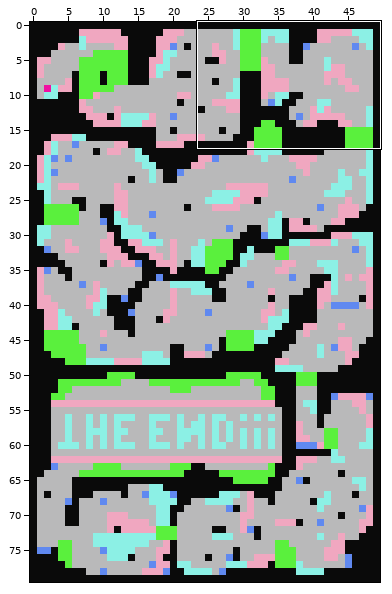
An edit to a level. Tiled map, Assets/maps/map1.tmx. The first picture is a wide view before the edit; the outline marks the close-up.
Close-up. As it was:
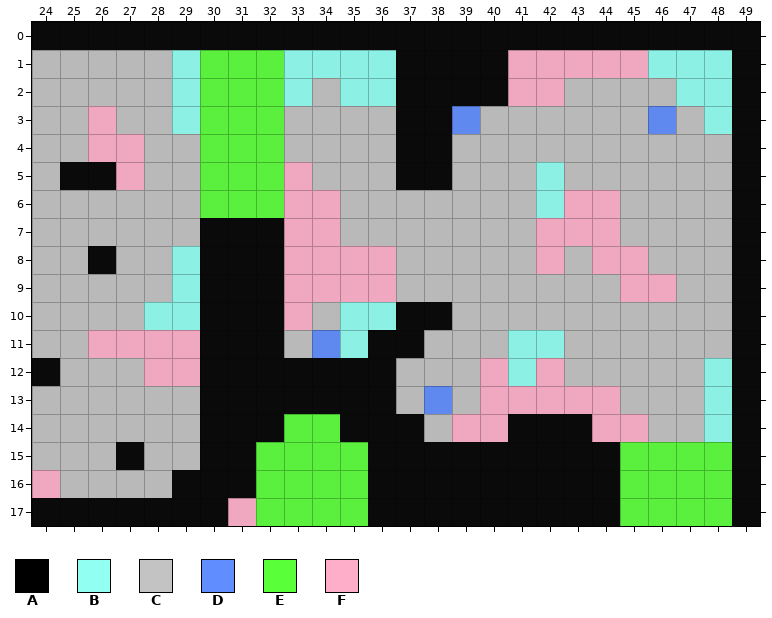
Cells are 32x32 px. Shown: x 24..49, y 0..17. The commit also changed other parts of the map, which this record leaves out.
Key: from "tiles": A 0, B 1, C 2, D 3, E 6, F 7.
_ is an empty cell.
Layer "Tile Layer 1" before, first column x 24:
 0 AAAAAAAAAAAAAAAAAAAAAAAAAA
 1 CCCCCBEEEBBBBAAAAFFFFFBBBA
 2 CCCCCBEEEBCBBAAAAFFCCCCBBA
 3 CCFCCBEEECCCCAADCCCCCCDCBA
 4 CCFFCCEEECCCCAACCCCCCCCCCA
 5 CAAFCCEEEFCCCAACCCBCCCCCCA
 6 CCCCCCEEEFFCCCCCCCBFFCCCCA
 7 CCCCCCAAAFFCCCCCCCFFFCCCCA
 8 CCACCBAAAFFFFCCCCCFCFFCCCA
 9 CCCCCBAAAFFFFCCCCCCCCFFCCA
10 CCCCBBAAAFCBBAACCCCCCCCCCA
11 CCFFFFAAACDBAACCCBBCCCCCCA
12 ACCCFFAAAAAAACCCFBFCCCCCBA
13 CCCCCCAAAAAAACDCFFFFFCCCBA
14 CCCCCCAAAEEAAACFFAAAFFCCBA
15 CCCACCAAEEEEAAAAAAAAAEEEEA
16 FCCCCAAAEEEEAAAAAAAAAEEEEA
17 AAAAAAAFEEEEAAAAAAAAAEEEEA
New version:
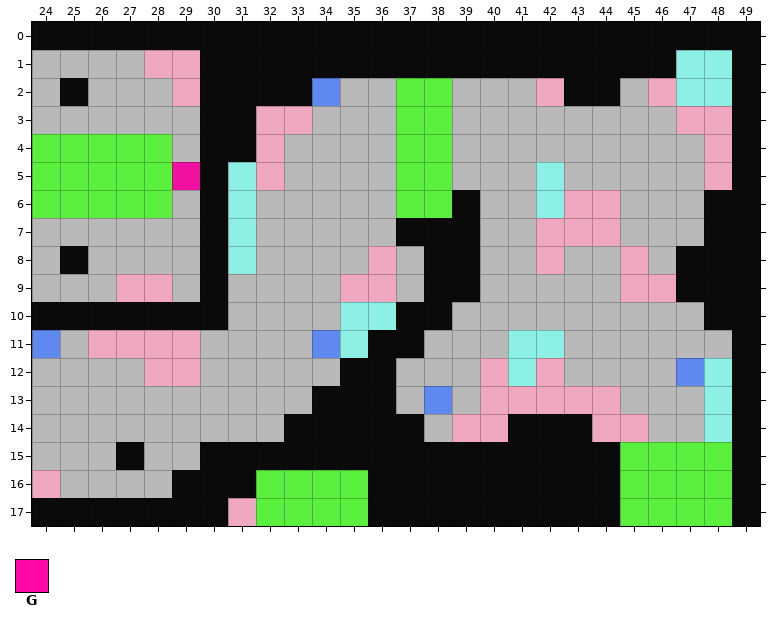
Further tiles: from "tiles": G 4.
Edits made:
{"where": "layer \"Tile Layer 1\""}
{"y":1,"x":28,"old":"CBEEEBBBB","new":"FFAAAAAAA"}
{"y":1,"x":41,"old":"FFFFFB","new":"AAAAAA"}
{"y":2,"x":25,"old":"C","new":"A"}
{"y":2,"x":29,"old":"BEEEBCBBAAAAF","new":"FAAAADCCEECCC"}
{"y":2,"x":43,"old":"CC","new":"AA"}
{"y":2,"x":46,"old":"C","new":"F"}
{"y":3,"x":26,"old":"F","new":"C"}
{"y":3,"x":29,"old":"BEEEC","new":"CAAFF"}
{"y":3,"x":37,"old":"AAD","new":"EEC"}
{"y":3,"x":46,"old":"DCB","new":"CFF"}
{"y":4,"x":24,"old":"CCFFC","new":"EEEEE"}
{"y":4,"x":30,"old":"EEE","new":"AAF"}
{"y":4,"x":37,"old":"AA","new":"EE"}
{"y":4,"x":48,"old":"C","new":"F"}
{"y":5,"x":24,"old":"CAAFCCEEEF","new":"EEEEEGABFC"}
{"y":5,"x":37,"old":"AA","new":"EE"}
{"y":5,"x":48,"old":"C","new":"F"}
{"y":6,"x":24,"old":"CCCCC","new":"EEEEE"}
{"y":6,"x":30,"old":"EEEFF","new":"ABCCC"}
{"y":6,"x":37,"old":"CCC","new":"EEA"}
{"y":6,"x":48,"old":"C","new":"A"}
{"y":7,"x":31,"old":"AAFF","new":"BCCC"}
{"y":7,"x":37,"old":"CCC","new":"AAA"}
{"y":7,"x":48,"old":"C","new":"A"}
{"y":8,"x":25,"old":"CA","new":"AC"}
{"y":8,"x":29,"old":"B","new":"C"}
{"y":8,"x":31,"old":"AAFFF","new":"BCCCC"}
{"y":8,"x":38,"old":"CC","new":"AA"}
{"y":8,"x":44,"old":"F","new":"C"}
{"y":8,"x":47,"old":"CC","new":"AA"}
{"y":9,"x":27,"old":"CCB","new":"FFC"}
{"y":9,"x":31,"old":"AAFF","new":"CCCC"}
{"y":9,"x":38,"old":"CC","new":"AA"}
{"y":9,"x":47,"old":"CC","new":"AA"}
{"y":10,"x":24,"old":"CCCCBB","new":"AAAAAA"}
{"y":10,"x":31,"old":"AAF","new":"CCC"}
{"y":10,"x":48,"old":"C","new":"A"}
{"y":11,"x":24,"old":"C","new":"D"}
{"y":11,"x":30,"old":"AAA","new":"CCC"}
{"y":12,"x":24,"old":"A","new":"C"}
{"y":12,"x":30,"old":"AAAAA","new":"CCCCC"}
{"y":12,"x":47,"old":"C","new":"D"}
{"y":13,"x":30,"old":"AAAA","new":"CCCC"}
{"y":14,"x":30,"old":"AAAEE","new":"CCCAA"}
{"y":15,"x":32,"old":"EEEE","new":"AAAA"}
{"label":"changed","picture_box":[32,50,732,470]}
